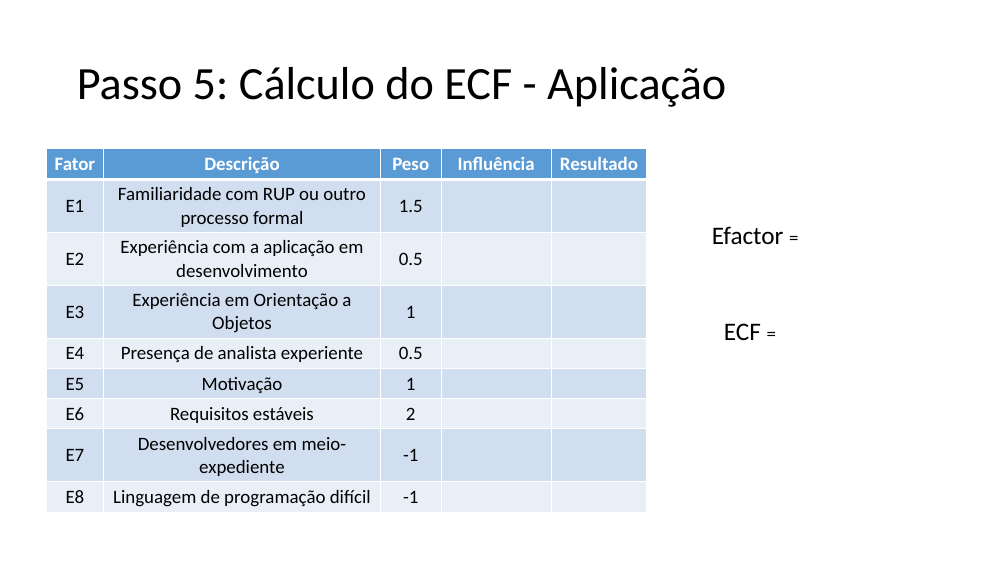
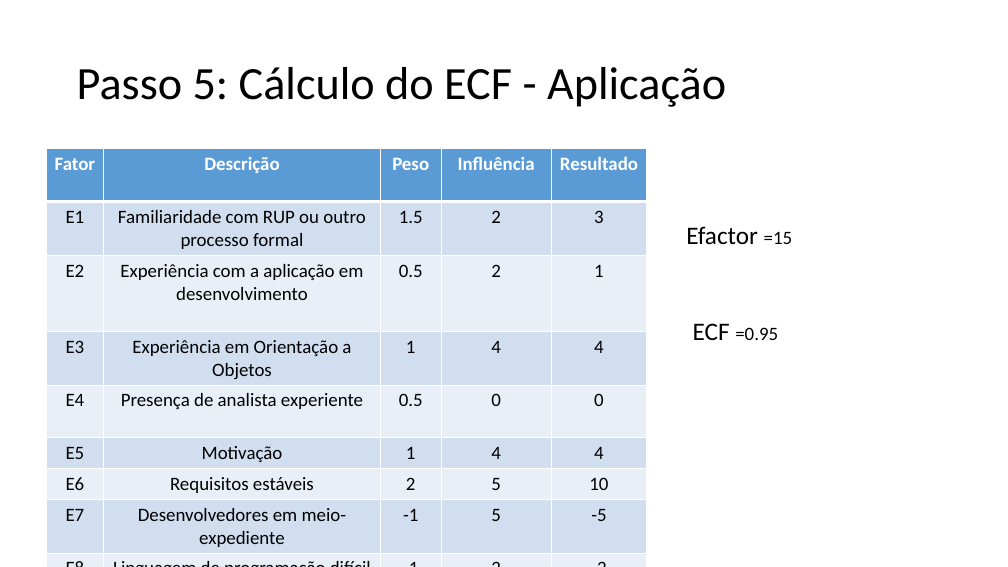
Before and after one commit to pedrolugao/EngSoft-2017.1-UFJF, a slide deck: slide 14 of Diagramas UML/Estimativas.pptx. Drawn at 1008x567 pixels with LibreOffice and Linux fonts; fonts in the diff are those of the drawing. Boxes give left, top, right and bottom in pixels: in the first picture for what was removed or moved away, otherwise in the second. Text is boxed around its words. In the diff, an @@ line names an element or a change of style, - is before the commit and + after.

```diff
--- a/Diagramas UML/Estimativas.pptx
+++ b/Diagramas UML/Estimativas.pptx
@@ table at <box>46,149,647,567</box> @@
-row 2, column 4: 
+row 2, column 4: 2
-row 2, column 5: 
+row 2, column 5: 3
-row 3, column 4: 
+row 3, column 4: 2
-row 3, column 5: 
+row 3, column 5: 1
-row 4, column 4: 
+row 4, column 4: 4
-row 4, column 5: 
+row 4, column 5: 4
-row 5, column 4: 
+row 5, column 4: 0
-row 5, column 5: 
+row 5, column 5: 0
-row 6, column 4: 
+row 6, column 4: 4
-row 6, column 5: 
+row 6, column 5: 4
-row 7, column 4: 
+row 7, column 4: 5
-row 7, column 5: 
+row 7, column 5: 10
-row 8, column 4: 
+row 8, column 4: 5
-row 8, column 5: 
+row 8, column 5: -5
-row 9, column 4: 
+row 9, column 4: 2
-row 9, column 5: 
+row 9, column 5: -2
@@ fill #D2DEEF to #D1DEEF in 20 cells @@
@@ fill #EAEFF7 to #E9EFF7 in 20 cells @@
@@ less space between paragraphs @@
@@ borders changed @@
@@ text at <box>686,226,793,244</box>: text changed @@
-Efactor =
+Efactor =15
@@ text at <box>693,323,778,340</box>: text changed; size 24 to 18 pt @@
-ECF =
+ECF =0.95
```
Also in this commit, not shown: 16 other slides changed.
